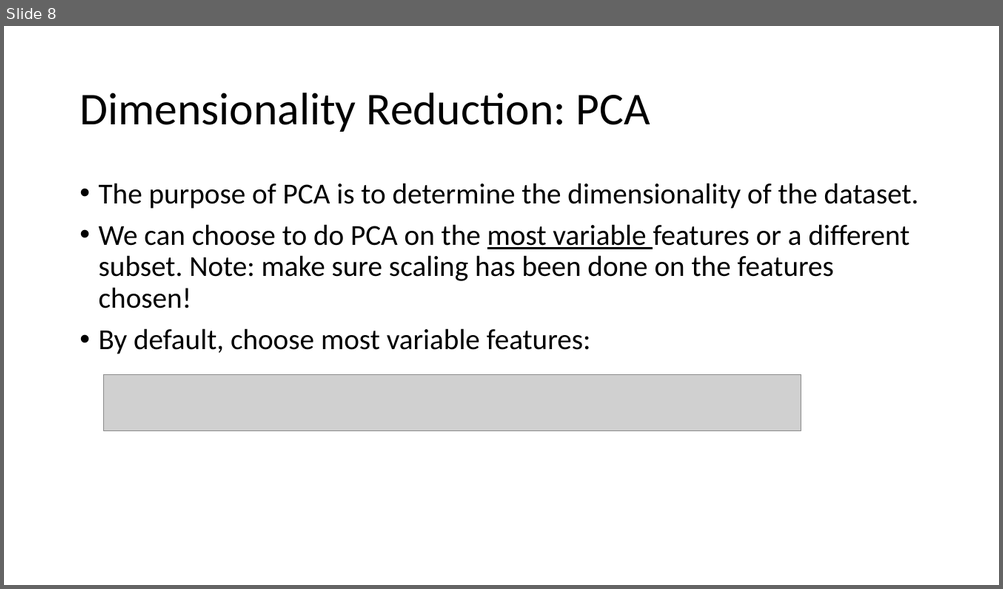
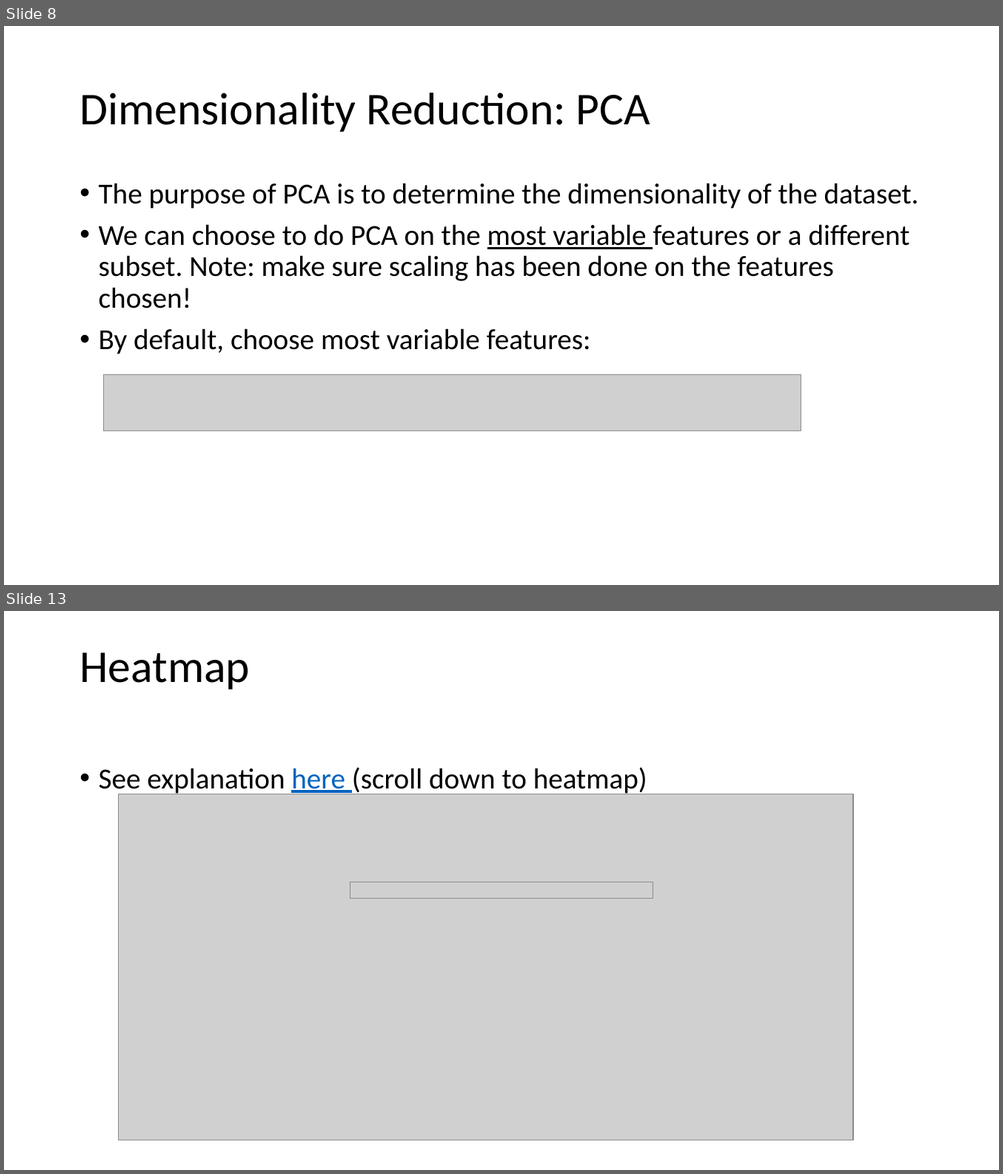
Before and after one commit to AnsgarJordan/scRNAseq, a slide deck: dataPipelineProcess.pptx. Shown one above the other, each under a label of ours: slide 8 before the commit, slides 8 and 13 after it; the slides between them are not shown. The pictures are 1003x589 and 1003x1174 pixels, drawn with LibreOffice and Linux fonts; fonts in the diff are those of the drawing; grey boxes stand for pictures. Boxes give left, top, right and bottom in pixels: in the first picture for what was removed or moved away, otherwise in the second. Text is boxed around its words. In the diff, an @@ line names an element or a change of style, - is before the commit and + after.

```diff
--- a/dataPipelineProcess.pptx
+++ b/dataPipelineProcess.pptx
@@ slide 13 added at bbox=[4, 611, 999, 1170], background #FFFFFF @@
@@ title added at bbox=[79, 652, 250, 689], 44 pt, text #000000 @@
+Heatmap
@@ text added at bbox=[99, 767, 647, 796], 28 pt, text #000000 @@
+• See explanation here (scroll down to heatmap)
@@ picture added at bbox=[118, 794, 853, 1141] @@
@@ picture added at bbox=[350, 883, 652, 899] @@
```
Also in this commit, not shown: 4 slides changed, 6 other slides added, 2 other files.
